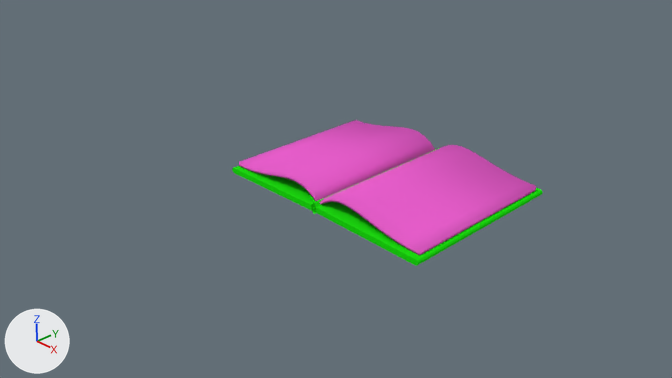
The Blender file Prototypes/Buch/buch_neu_comb.blend, before and after one commit.
Camera for both pictures: the file's camera 'Camera'. Lighting does not change. The marker at lower left points along +X, +Y and +Z.

The scene before the commit, as lines of its bpy script (objects in view):
```python
mat_material_001 = diffuse_material('Material.001')
mat_material_001.base_color = (0.0128, 0.8, 0.00583)  # green #1ee712
me_plane = bpy.data.meshes.new('Plane')
me_plane.from_pydata(...)  # 375 vertices, 323 faces, 2 loose edges; spans x -3.1..1.1, y -1.0..1.0, z 0.0..0.41
# faces by material slot: [119, 204]
me_plane.materials.append(mat_material_001)  # green #1ee712
me_plane.materials.append(mat_material)  # its picture is missing
ob_plane = bpy.data.objects.new('Plane', me_plane)
ob_plane.location = (1.0, 1.5, 0.0)
ob_plane.scale = (1.0, 1.5, 1.0)
```
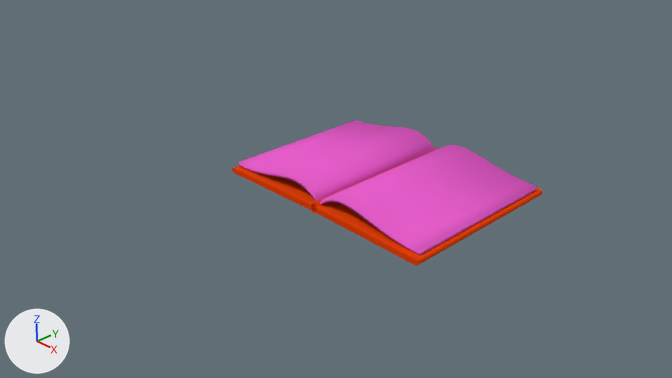
What differs and where, as boxes [x1, y1, x2, y2] in the pictures (672 x 378 px):
'Plane', recoloured (green to orange)
    both: [232, 145, 543, 266]

The edits, one by one:
Material 'Material.001' (mat_material_001) changes colour from green #1ee712 to orange #e7430b; in linear values from (0.0128, 0.8, 0.00583) to (0.8, 0.0564, 0.00321).
